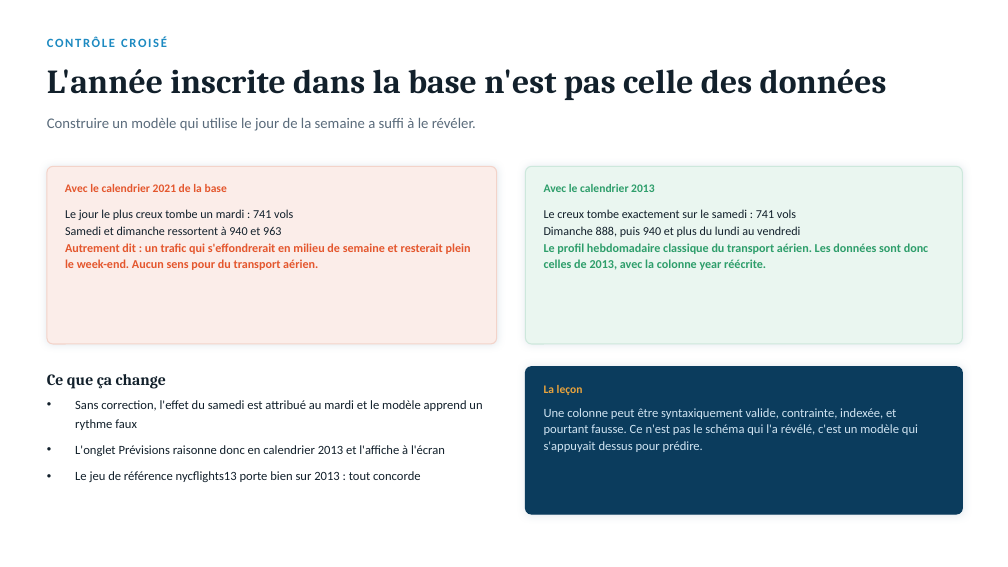
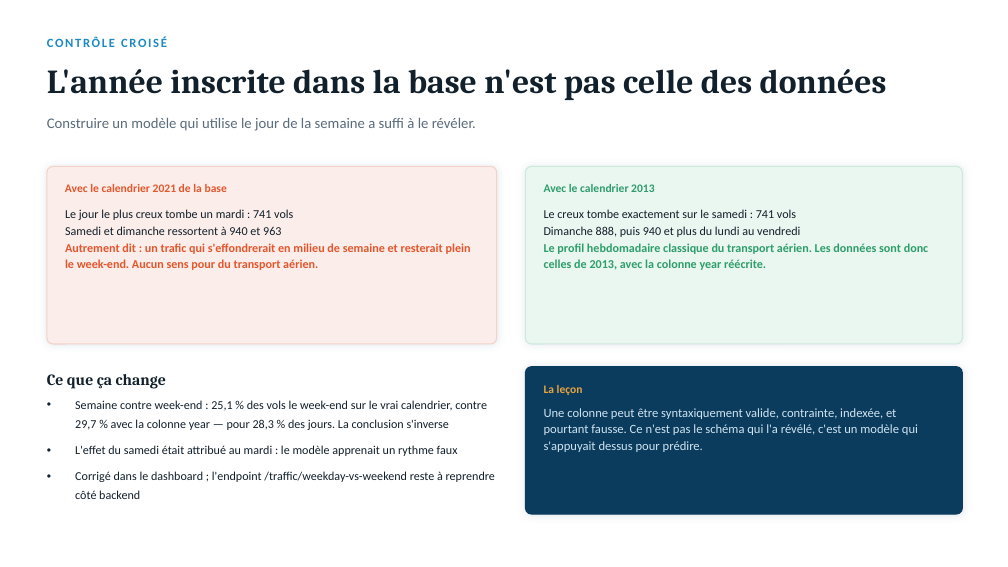
Before and after one commit to Salmabentisse/trafic-aerien-adp, a slide deck: slide 12 of presentation/Trafic_Aerien_ADP_presentation.pptx. Drawn at 1008x567 pixels with LibreOffice and Linux fonts; fonts in the diff are those of the drawing. Boxes give left, top, right and bottom in pixels: in the first picture for what was removed or moved away, otherwise in the second. Text is boxed around its words. In the diff, an @@ line names an element or a change of style, - is before the commit and + after.

Commit message:
fix: corriger semaine vs week-end, faussé par le calendrier de la base
/traffic/weekday-vs-weekend applique DAYOFWEEK à la date stockée, dont l'année
(2021) ne correspond pas au rythme réel des données. Le week-end s'y voyait
attribuer des jours de semaine, et le résultat inversait la conclusion :

  colonne year (2021) : 29,7 % des vols le week-end, pour 28,3 % des jours
                        -> le week-end paraît plus chargé que la semaine
  calendrier réel      : 25,1 % des vols, soit 814 vols/jour contre 956
                        -> le week-end est 15 % plus calme

La vue d'ensemble recalcule donc depuis /traffic/daily avec le calendrier
corrigé, et compare des vols par jour : opposer 198 jours de semaine à 78 jours
de week-end sur des totaux bruts ne voulait rien dire.

Les helpers de calendrier passent de mod_forecast.R à utils_ui.R, maintenant
que deux modules en dépendent.

À reprendre côté backend : l'endpoint garde le défaut. Et côté analyse, le
script analyse/analyse_statistiques.R calcule is_weekend avec wday() sur la même
date stockée, donc sa figure trafic_weekend_vs_ouvres.png est concernée.

```diff
--- a/presentation/Trafic_Aerien_ADP_presentation.pptx
+++ b/presentation/Trafic_Aerien_ADP_presentation.pptx
@@ text at <box>75,400,495,499</box>: text changed; size 12 to 11.5 pt @@
-• Sans correction, l'effet du samedi est attribué au mardi et le modèle apprend un rythme faux
-• L'onglet Prévisions raisonne donc en calendrier 2013 et l'affiche à l'écran
-• Le jeu de référence nycflights13 porte bien sur 2013 : tout concorde
+• Semaine contre week-end : 25,1 % des vols le week-end sur le vrai calendrier, contre 29,7 % avec la colonne year — pour 28,3 % des jours. La conclusion s'inverse
+• L'effet du samedi était attribué au mardi : le modèle apprenait un rythme faux
+• Corrigé dans le dashboard ; l'endpoint /traffic/weekday-vs-weekend reste à reprendre côté backend
```
Also in this commit, not shown: 1 other slide changed, 4 other files.
